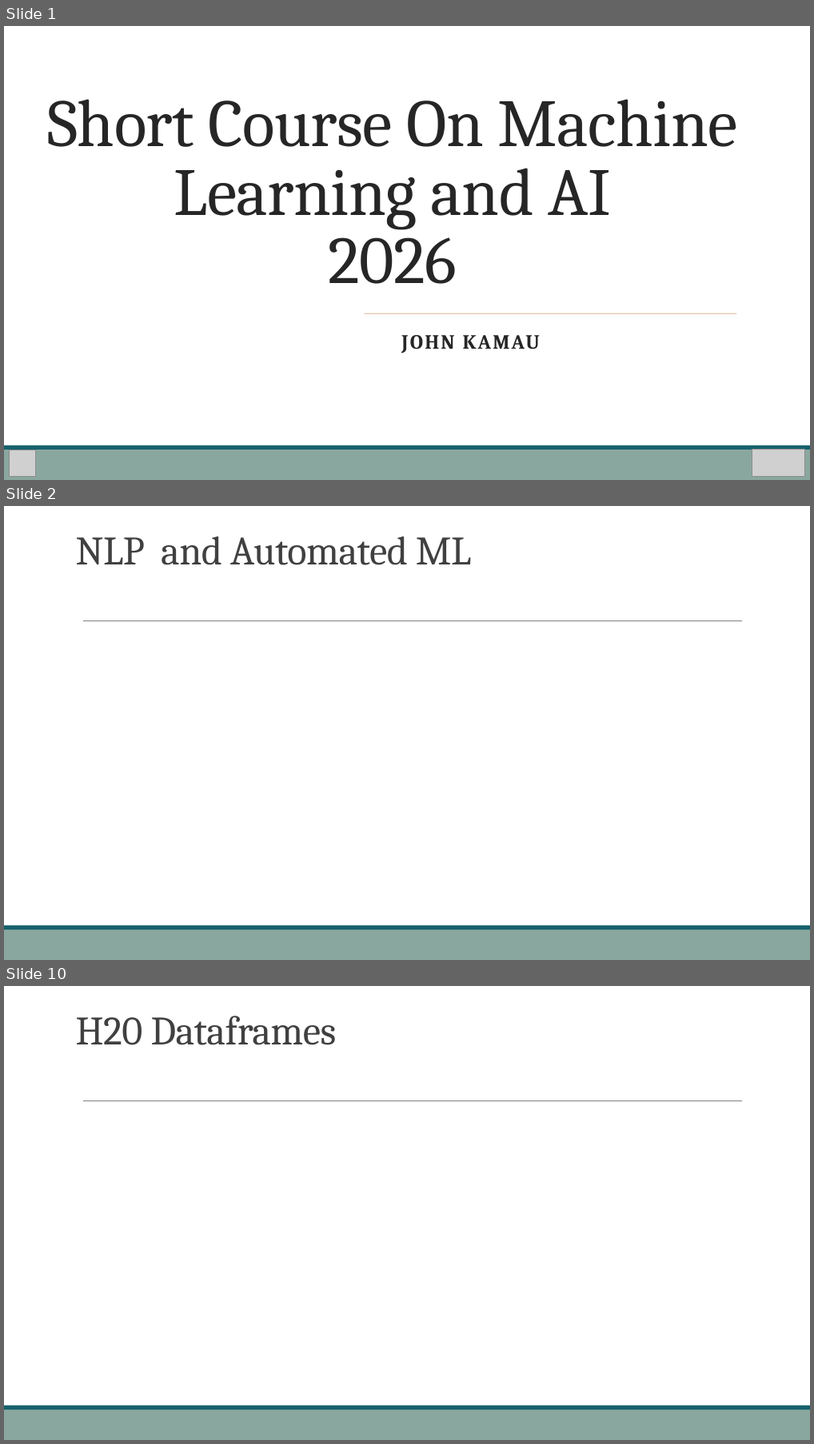
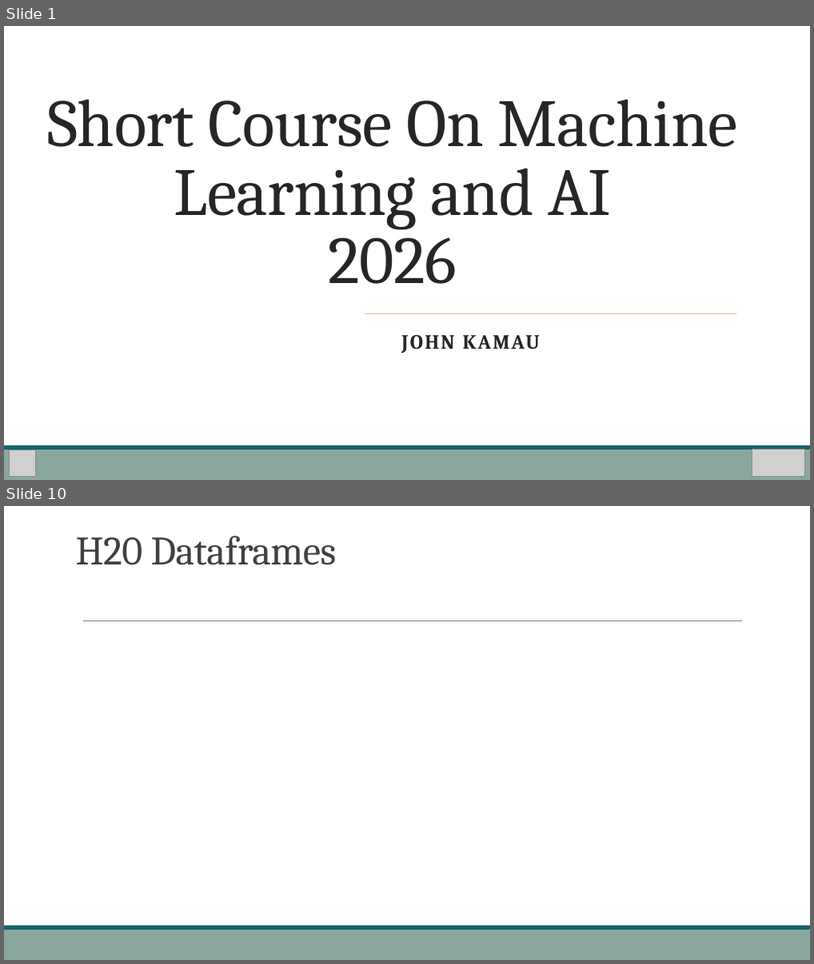
Before and after one commit to Stemical/AI-ML-Workshop-2026, a slide deck: AI Workshop Day2.pptx. Shown one above the other, each under a label of ours: slides 1, 2 and 10 before the commit, slides 1 and 10 after it; the slides between them are not shown. The pictures are 814x1444 and 814x964 pixels, drawn with LibreOffice and Linux fonts; fonts in the diff are those of the drawing; grey boxes stand for pictures. Boxes give left, top, right and bottom in pixels: in the first picture for what was removed or moved away, otherwise in the second. Text is boxed around its words. In the diff, an @@ line names an element or a change of style, - is before the commit and + after.

```diff
--- a/AI Workshop Day2.pptx
+++ b/AI Workshop Day2.pptx
@@ slide 2 removed at (4, 506, 810, 960), background #FFFFFF; not listed: 3 template elements that a slide beside it also shows @@
@@ title removed at (76, 536, 471, 565) @@
-NLP and Automated ML
```
Also in this commit, not shown: 1 slide changed, 8 slides added, 7 other slides removed, 8 other files.
